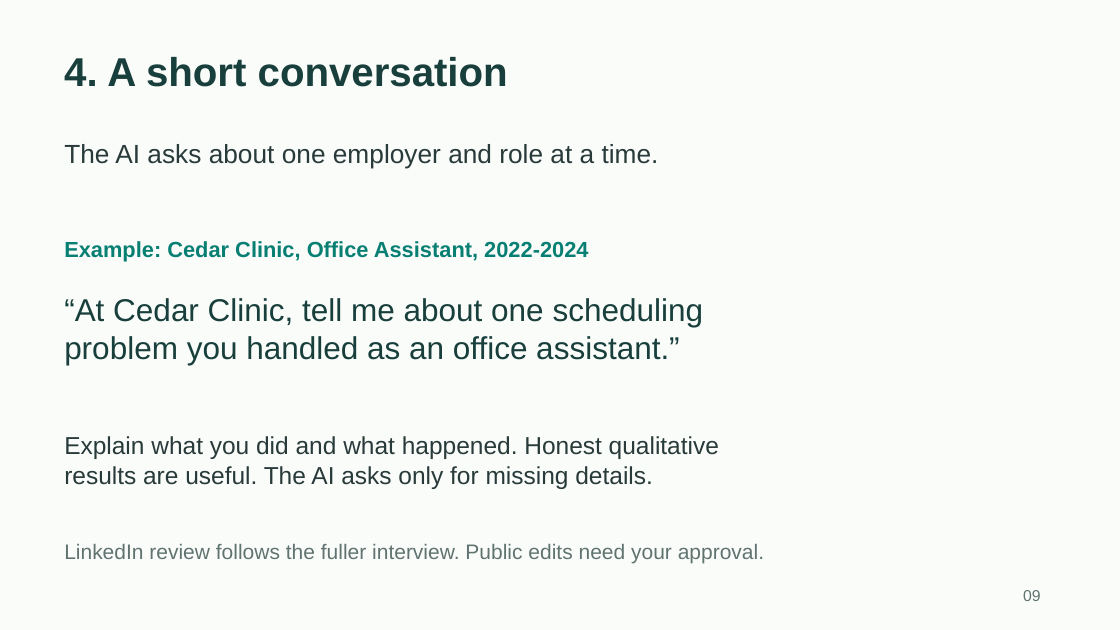
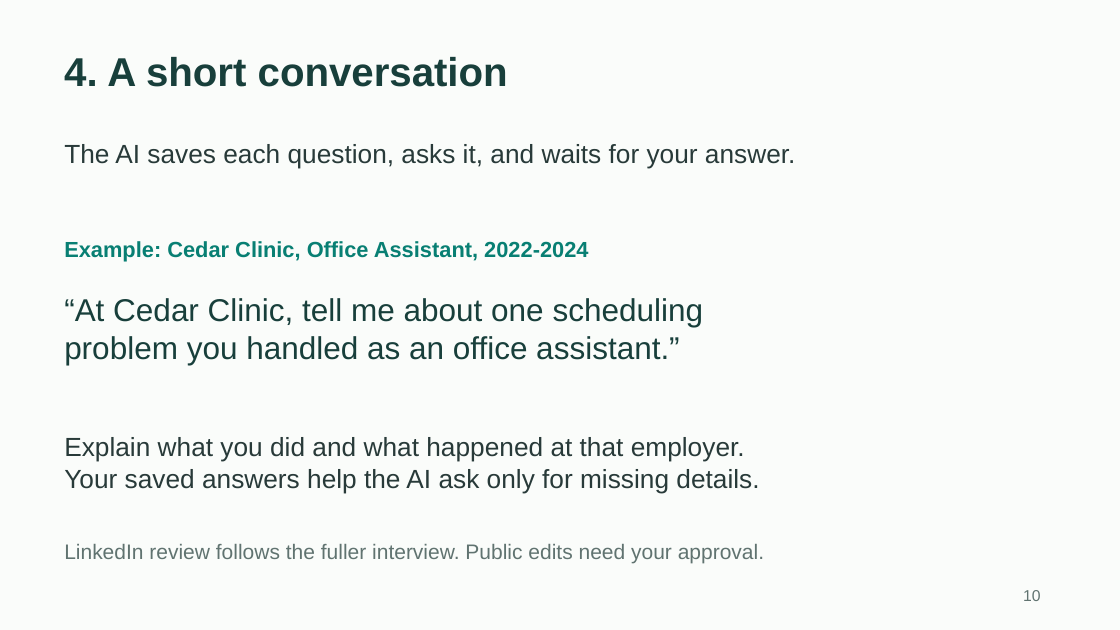
Before and after one commit to toughdave/job-search, a slide deck: slide 10 of docs/job-search-guide.pptx (slide 9 before the commit). Drawn at 1120x630 pixels with LibreOffice and Linux fonts; fonts in the diff are those of the drawing. Boxes give left, top, right and bottom in pixels: in the first picture for what was removed or moved away, otherwise in the second. Text is boxed around its words. In the diff, an @@ line names an element or a change of style, - is before the commit and + after.

```diff
--- a/docs/job-search-guide.pptx
+++ b/docs/job-search-guide.pptx
@@ text at box(64, 144, 796, 169): text changed @@
-The AI asks about one employer and role at a time.
+The AI saves each question, asks it, and waits for your answer.
@@ text at box(64, 437, 759, 493): text changed; size 21 to 22.5 pt @@
-Explain what you did and what happened. Honest qualitative
-results are useful. The AI asks only for missing details.
+Explain what you did and what happened at that employer.
+Your saved answers help the AI ask only for missing details.
@@ text at box(1023, 590, 1040, 601): text changed @@
-09
+10
```
Also in this commit, not shown: 6 other slides changed, 2 slides added, 19 other files.
